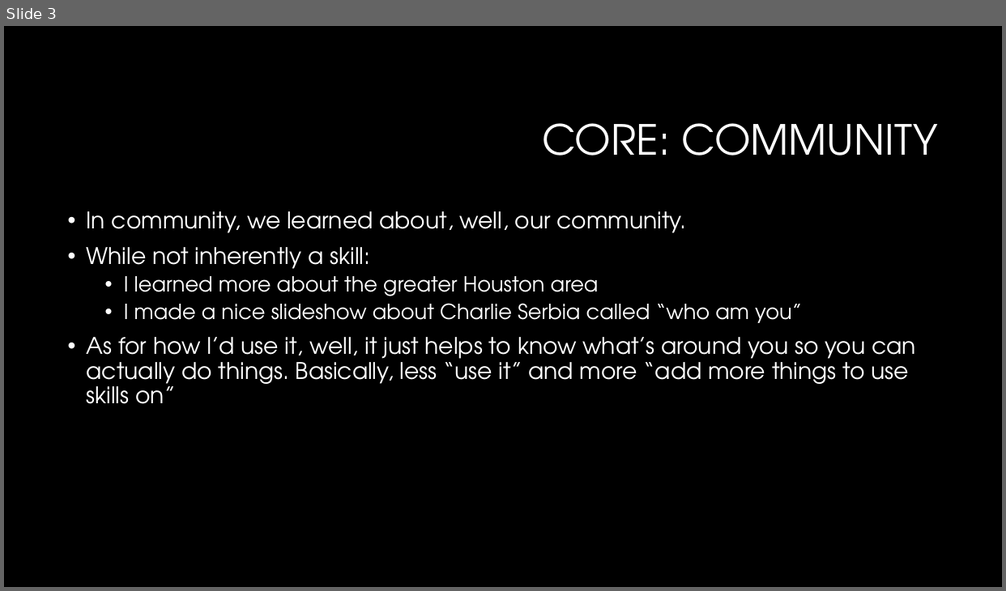
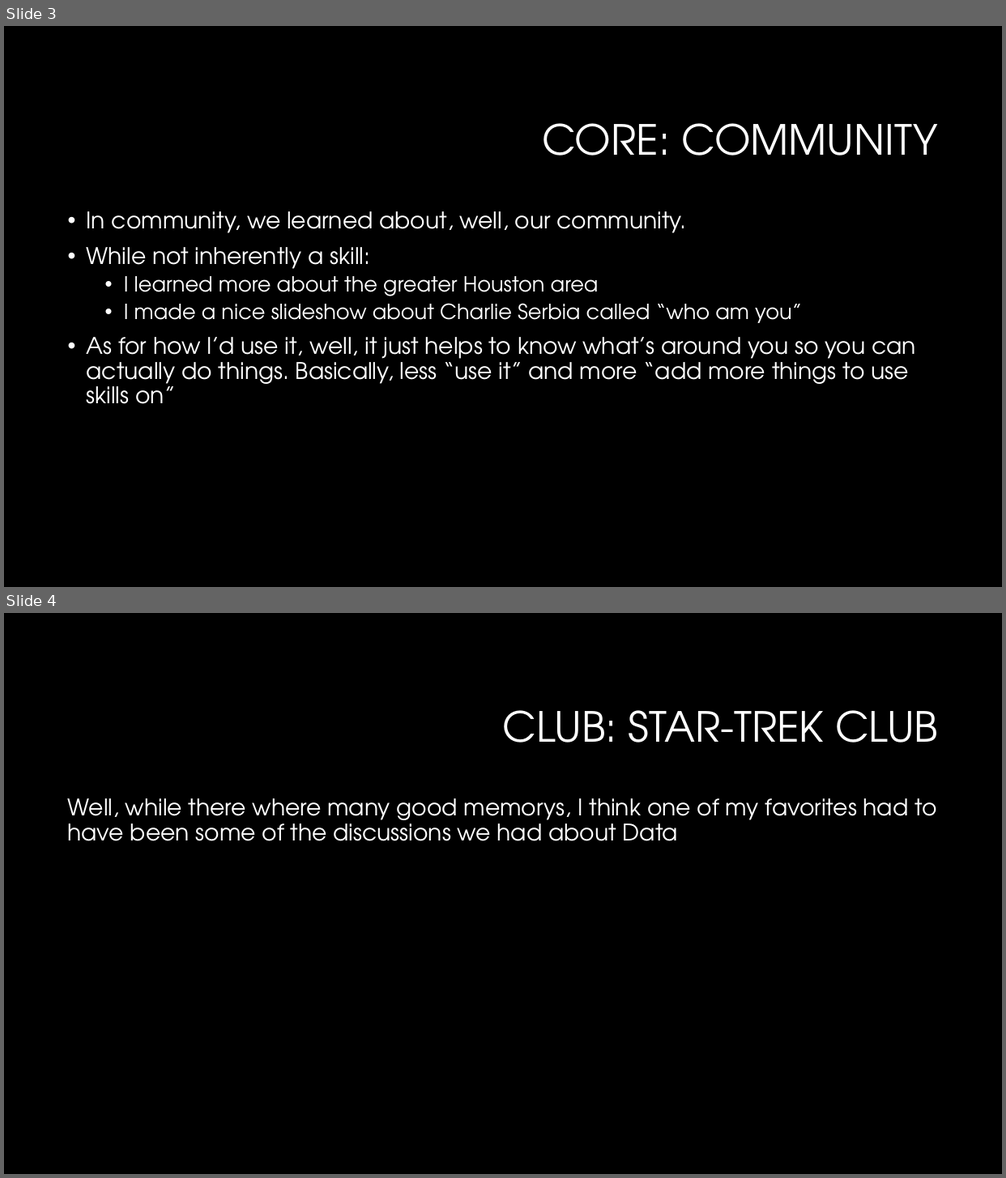
Before and after one commit to CTH-npitx/Presentations, a slide deck: Current Presentation/Spring 2026.pptx. Shown one above the other, each under a label of ours: slide 3 before the commit, slides 3 and 4 after it. The pictures are 1006x591 and 1006x1178 pixels, drawn with LibreOffice and Linux fonts; fonts in the diff are those of the drawing; background and template pictures are left out. Boxes give left, top, right and bottom in pixels: in the first picture for what was removed or moved away, otherwise in the second. Text is boxed around its words. In the diff, an @@ line names an element or a change of style, - is before the commit and + after.

```diff
--- a/Current Presentation/Spring 2026.pptx
+++ b/Current Presentation/Spring 2026.pptx
@@ slide 4 added at (x1=4, y1=613, x2=1002, y2=1174), background #000000 @@
@@ title added at (x1=502, y1=710, x2=938, y2=743), 40 pt, text #FFFFFF @@
+CLUB: STAR-TREK CLUB
@@ text added at (x1=68, y1=798, x2=936, y2=841), 22 pt, text #FFFFFF @@
+Well, while there where many good memorys, I think one of my favorites had to have been some of the discussions we had about Data
```
